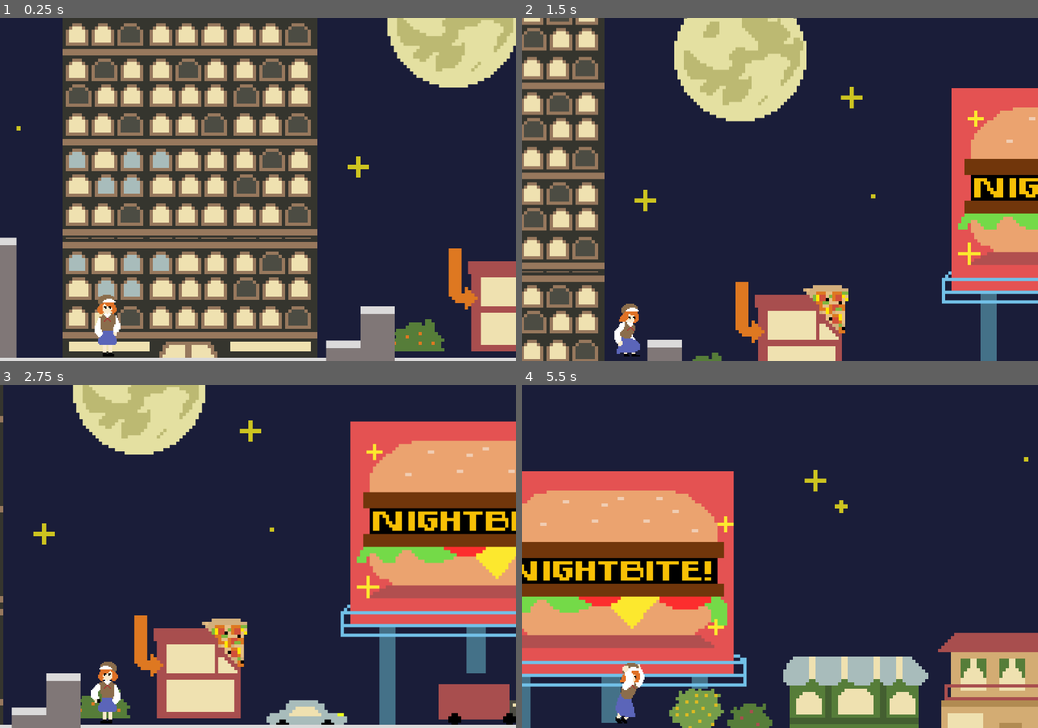
Above: before the commit, frames 1-4 (two rows, left to right).
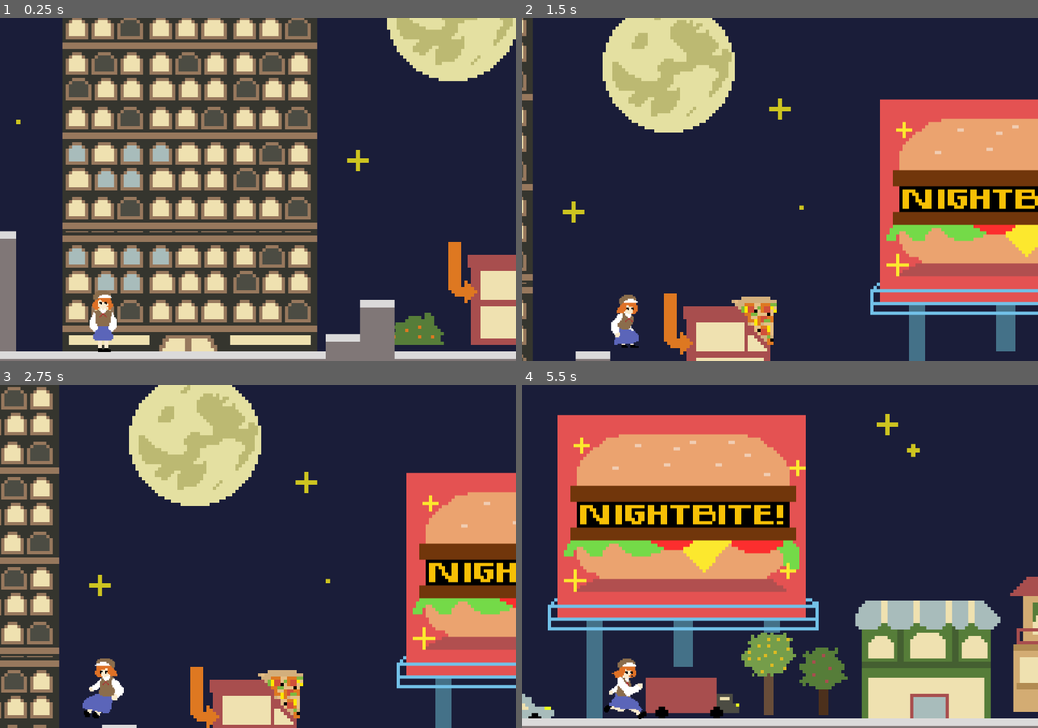
Above: after the commit, the same moments.

Repository: eevicteen/godot-projects
Game: Godot game, scene res://assets/scenes/world.tscn
Two runs of this game, one before a commit and one after it. Both use one fixed random seed, a clock stepped at 60 frames per second and the inputs below. Before the commit the project has no main scene; this scene is started directly in both runs.
Inputs:
- Up to frame 1 (0.25 s): no input
- Up to frame 2 (1.5 s): tap Enter (ui_accept) at 0.5, 0.6, 0.77, 1.07, 1.35 s; hold Right (ui_right) from 0.53 s (still down)
- Up to frame 3 (2.75 s): tap Enter (ui_accept) at 1.52, 1.82, 2.1 s; release Right (ui_right) at 2.03 s; hold Left (ui_left) from 2.03 s (still down)
- Up to frame 4 (5.5 s): release Left (ui_left) at 2.78 s; hold Right (ui_right) 2.78-4.28 s; tap Enter (ui_accept) at 2.85, 3.02, 3.32, 3.6, 3.77, 4.07, 4.35, 4.52, 4.82, 5.1 s; hold Left (ui_left) 4.28-5.03 s; hold Right (ui_right) from 5.03 s (still down)

The runs differ from the first frame. In frame 1, 31% of the frame differs, in the area x 0-100%, y 0-100%; in frame 2, 50%; in frame 3, 54%; in frame 4, 60%, in the area x 0-100%, y 8-100%.

Commit message:
fixed animations

Diff:
--- a/platformer/assets/scenes/new_player.gd
+++ b/platformer/assets/scenes/new_player.gd
@@ -4,6 +4,18 @@
 var speed_multiplier := 30.0
 
 @onready var anim := $AgentAnimator/AnimatedSprite2D
+@onready var idle_timer := $IdleTimer
+@onready var jump_start_timer := $JumpStartTimer
+
+var is_idle:= false
+var was_on_floor:= true
+
+signal idle
+
+func _ready() -> void:
+	idle.connect(_on_idle)
+	idle_timer.timeout.connect(_on_idle_timer_timeout)
+
 
 func _physics_process(delta: float) -> void:
 	# Apply gravity
@@ -12,7 +24,7 @@
 
 	# Jump
 	if Input.is_action_just_pressed("ui_accept") and is_on_floor():
-		velocity.y = -300
+		velocity.y = -500
 		anim.play("jump")
 
 	# Horizontal movement
@@ -26,17 +38,35 @@
 
 	# Animation state machine
 	if not is_on_floor():
-		# In air → jump animation
-		if anim.animation != "jump":
-			anim.play("jump")
+		if was_on_floor:
+			anim.play("jump_start")
+			jump_start_timer.start(0.1)
+			was_on_floor = false
+		elif velocity.y < 0:
+			if jump_start_timer.is_stopped():
+				if anim.animation != "jump_up":
+					anim.play("jump_up")
+		else:
+			if anim.animation != "jump_down":
+				anim.play("jump_down")
 	else:
-		# On ground → run if moving, idle if still
-		if abs(velocity.x) > 10:  # small threshold avoids flicker
+		if not was_on_floor:
+			anim.play('still')
+			was_on_floor = true
+		if abs(velocity.x) > 10:
 			if anim.animation != "run":
 				anim.play("run")
+				is_idle = false
 		else:
-			if anim.animation != "idle":
-				anim.play("idle")
+			if not is_idle:
+				anim.play("still")
+				is_idle = true
+				idle.emit()
 
-	# Debug
-	# print("Animation playing:", anim.animation, " vel:", velocity, " on_floor:", is_on_floor())
+func _on_idle() -> void:
+	print("Idle signal received → starting timer")
+	idle_timer.start(3)
+
+func _on_idle_timer_timeout() -> void:
+	print("Timer finished → switching to idle animation")
+	anim.play("idle")
--- a/platformer/assets/scenes/new_player.tscn
+++ b/platformer/assets/scenes/new_player.tscn
@@ -1,13 +1,17 @@
-[gd_scene load_steps=42 format=3 uid="uid://djiqfr6vhhrf3"]
+[gd_scene load_steps=47 format=3 uid="uid://djiqfr6vhhrf3"]
 
 [ext_resource type="Script" uid="uid://bmlpc0n4y5gj6" path="res://assets/scenes/new_player.gd" id="1_bblal"]
 [ext_resource type="Texture2D" uid="uid://d0eh5myt5lmo7" path="res://assets/sprites/idle_animate.png" id="2_274ru"]
 [ext_resource type="Texture2D" uid="uid://dy6db24yu751r" path="res://assets/sprites/jump.png" id="3_6gmke"]
 [ext_resource type="Texture2D" uid="uid://d0wte7r82illt" path="res://assets/sprites/run.png" id="3_astyf"]
-
-[sub_resource type="CapsuleShape2D" id="CapsuleShape2D_274ru"]
-radius = 21.0
-height = 68.0
+[ext_resource type="Texture2D" uid="uid://d24s4etx4ma6f" path="res://assets/sprites/jump_down.png" id="4_pqxbh"]
+[ext_resource type="Texture2D" uid="uid://dp0q4hs4nf7u8" path="res://assets/sprites/jump_end.png" id="5_0xic6"]
+[ext_resource type="Texture2D" uid="uid://dpal6b6pigh38" path="res://assets/sprites/still.png" id="5_4o6yi"]
+[ext_resource type="Texture2D" uid="uid://priiwdplr1yi" path="res://assets/sprites/jump_up.png" id="5_6b8rv"]
+[ext_resource type="Texture2D" uid="uid://dxusn25k6m2xh" path="res://assets/sprites/jump_start.png" id="6_eh224"]
+
+[sub_resource type="RectangleShape2D" id="RectangleShape2D_6gmke"]
+size = Vector2(26, 57)
 
 [sub_resource type="AtlasTexture" id="AtlasTexture_274ru"]
 atlas = ExtResource("2_274ru")
@@ -238,6 +242,44 @@
 }, {
 "frames": [{
 "duration": 1.0,
+"texture": ExtResource("4_pqxbh")
+}],
+"loop": true,
+"name": &"jump_down",
+"speed": 5.0
+}, {
+"frames": [{
+"duration": 1.0,
+"texture": ExtResource("5_0xic6")
+}],
+"loop": true,
+"name": &"jump_end",
+"speed": 5.0
+}, {
+"frames": [{
+"duration": 1.0,
+"texture": ExtResource("6_eh224")
+}, {
+"duration": 1.0,
+"texture": ExtResource("6_eh224")
+}, {
+"duration": 1.0,
+"texture": ExtResource("6_eh224")
+}],
+"loop": true,
+"name": &"jump_start",
+"speed": 0.5
+}, {
+"frames": [{
+"duration": 1.0,
+"texture": ExtResource("5_6b8rv")
+}],
+"loop": true,
+"name": &"jump_up",
+"speed": 5.0
+}, {
+"frames": [{
+"duration": 1.0,
 "texture": SubResource("AtlasTexture_5slvo")
 }, {
 "duration": 1.0,
@@ -269,16 +311,25 @@
 }],
 "loop": true,
 "name": &"run",
-"speed": 6.0
+"speed": 10.0
+}, {
+"frames": [{
+"duration": 1.0,
+"texture": ExtResource("5_4o6yi")
+}],
+"loop": true,
+"name": &"still",
+"speed": 5.0
 }]
 
 [node name="new_player" type="CharacterBody2D"]
 position = Vector2(0, -6)
 script = ExtResource("1_bblal")
+metadata/_edit_lock_ = true
 
 [node name="CollisionShape2D" type="CollisionShape2D" parent="."]
-position = Vector2(99, -25)
-shape = SubResource("CapsuleShape2D_274ru")
+position = Vector2(99, -25.5)
+shape = SubResource("RectangleShape2D_6gmke")
 
 [node name="Camera2D" type="Camera2D" parent="."]
 position = Vector2(98, -58)
@@ -289,9 +340,18 @@
 position = Vector2(100, 0)
 
 [node name="AnimatedSprite2D" type="AnimatedSprite2D" parent="AgentAnimator"]
-position = Vector2(3, -21)
-scale = Vector2(1.08333, 1.19792)
+position = Vector2(-1, -25)
+scale = Vector2(1.16666, 1.19792)
 sprite_frames = SubResource("SpriteFrames_5slvo")
-animation = &"jump"
+animation = &"run"
 autoplay = "idle"
-frame_progress = 0.870215
+
+[node name="IdleTimer" type="Timer" parent="."]
+one_shot = true
+
+[node name="JumpStartTimer" type="Timer" parent="."]
+one_shot = true
+
+[connection signal="idle" from="." to="." method="_on_idle"]
+[connection signal="idle" from="." to="IdleTimer" method="_on_new_player_idle"]
+[connection signal="timeout" from="IdleTimer" to="." method="_on_timer_timeout"]
--- a/platformer/assets/scenes/player.tscn
+++ b/platformer/assets/scenes/player.tscn
@@ -25,7 +25,7 @@
 
 [node name="Still" type="Sprite2D" parent="AgentAnimator/AnimationPlayer"]
 position = Vector2(809.5, 699)
-scale = Vector2(3.84375, 3.79167)
+scale = Vector2(4.059, 4.004)
 texture = ExtResource("1_rwm0n")
 region_enabled = true
 region_rect = Rect2(0, 0, 32, 48)
--- /dev/null
+++ b/platformer/assets/scenes/timer.gd
@@ -0,0 +1,15 @@
+extends Timer
+
+
+# Called when the node enters the scene tree for the first time.
+func _ready() -> void:
+	pass # Replace with function body.
+
+
+# Called every frame. 'delta' is the elapsed time since the previous frame.
+func _process(delta: float) -> void:
+	pass
+
+
+func _on_new_player_idle() -> void:
+	start(3) # Replace with function body.
--- a/platformer/assets/scripts/player_controller.gd
+++ b/platformer/assets/scripts/player_controller.gd
@@ -1,7 +1,7 @@
 extends CharacterBody2D
 
 const SPEED := 300.0            # horizontal speed in pixels/sec
-const JUMP_VELOCITY := -400.0   # negative = up
+const JUMP_VELOCITY := -1200.0   # negative = up
 
 func _ready() -> void:
 	print("Player script READY – scene and script are running.")
--- a/platformer/project.godot
+++ b/platformer/project.godot
@@ -11,6 +11,7 @@
 [application]
 
 config/name="platformer"
+run/main_scene="uid://bhindkhr2ht13"
 config/features=PackedStringArray("4.4", "Forward Plus")
 config/icon="res://icon.svg"
 
Binary file added: platformer/assets/scenes/jump_down.png
Not shown, added: platformer/assets/scenes/jump_down.png.import
Binary file added: platformer/assets/scenes/jump_up.png
Not shown, added: platformer/assets/scenes/jump_up.png.import
Binary file added: platformer/assets/scenes/still.png
Not shown, added: platformer/assets/scenes/still.png.import
Not shown, added: platformer/assets/scenes/timer.gd.uid
Binary file added: platformer/assets/sprites/jump_down.png
Not shown, added: platformer/assets/sprites/jump_down.png.import
Binary file added: platformer/assets/sprites/jump_end.png
Not shown, added: platformer/assets/sprites/jump_end.png.import
Binary file added: platformer/assets/sprites/jump_start.png
(and 3 more such lines)
